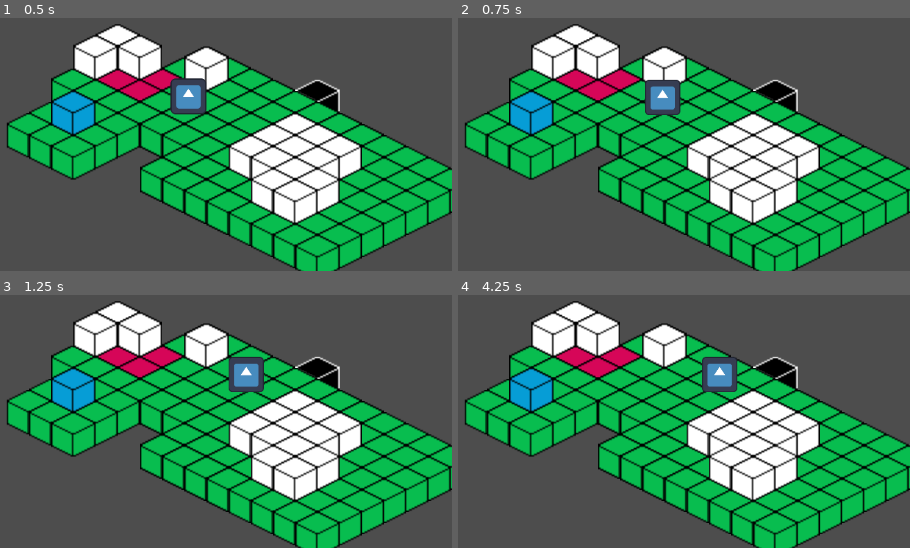
Above: before the commit, frames 1-4 (two rows, left to right).
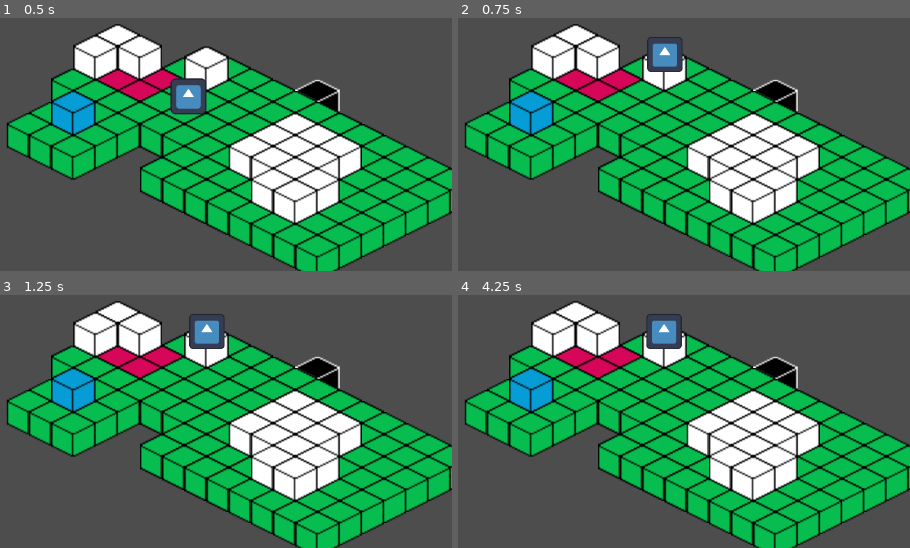
Above: after the commit, the same moments.

Repository: Andy-Olshanky/godot-isometric-test
Game: Godot game, scene res://main.tscn
The game is run twice, just before and just after one commit, with the same random seed, the same clock (stepped at 60 frames per second) and the same inputs. The engine's default icon, where the game draws it, is replaced by a stand-in: a white triangle on a blue panel in a dark square.
Inputs:
- Up to frame 1 (0.5 s): no input
- Up to frame 2 (0.75 s): tap Enter at 0.5 s; hold D (right) from 0.53 s (still down); tap Space (jump) at 0.6 s
- Up to frame 3 (1.25 s): keep holding D (right); tap Space (jump) at 0.77, 1.07 s
- Up to frame 4 (4.25 s): release D (right) at 1.28 s; hold S (down) 1.28-2.03 s; tap Shift (other) at 1.35, 2.85 s; tap Space (jump) at 1.52, 1.55, 1.82, 2.1, 3.02, 3.05, 3.32, 3.6, 3.77, 4.07 s; hold D (right) 2.03-2.78 s; hold W (up) 2.78-3.53 s; hold A (left) from 3.53 s (still down)

Frame 1 is identical in both runs. In frame 2, 1.9% of the frame differs, in the area x 41-50%, y 7-39%; in frame 3, 1.9%; in frame 4, 1.9%.

Commit message:
ok I'm going to bed now

Diff:
--- a/tile_map.gd
+++ b/tile_map.gd
@@ -74,8 +74,8 @@
 		#print(player.level)
 		var coords = get_blocks_next_level(player.level)
 		if (coords[0]):
-			#move_player_level(player, map_to_local(coords[1]))
-			print("map coords: ", coords[1], " | local coords", map_to_local(coords[1]))
+			move_player_level(player, map_to_local(coords[1]))
+			#print("map coords: ", coords[1], " | local coords", map_to_local(coords[1]))
 			#remove_boundaries(0)
 			#place_boundaries(1)
 			#move_player(player, map_to_local(coords[1]))
@@ -97,10 +97,10 @@
 	return self.get_child(0).global_position
 
 func get_tile_map_coords(coords: Vector2) -> Vector2i:
-	print("coords: ", coords)
+	#print("coords: ", coords)
 	return local_to_map(coords)
 
-func get_blocks_next_level(player_level: int) -> Array:
+func get_blocks_next_level(player_current_level: int) -> Array:
 	#var blocks: Array[Vector2i] = []
 	var offsets = [
 		Vector2i(-1, -2),
@@ -111,13 +111,13 @@
 	var player_spot = get_tile_map_coords(get_player_coords())
 	for offset in offsets:
 		var cell = player_spot + offset
-		var source_id = get_cell_source_id(player_level + 1, cell)
+		var source_id = get_cell_source_id(player_current_level + 1, cell)
 		if source_id != -1:
 			return [true, cell]
 
 	return [false, Vector2.ZERO]
 
-func get_blocks_lower_level(player_level: int) -> Array:
+func get_blocks_lower_level(player_current_level: int) -> Array:
 	var offsets = [
 		Vector2i(0, 1),
 		Vector2i(1, 2),
@@ -127,8 +127,8 @@
 	var player_spot = get_tile_map_coords(get_player_coords())
 	for offset in offsets:
 		var cell = player_spot + offset
-		var source_current_level = get_cell_source_id(player_level, cell)
-		var source_lower_level = get_cell_source_id(player_level - 1, cell)
+		var source_current_level = get_cell_source_id(player_current_level, cell)
+		var source_lower_level = get_cell_source_id(player_current_level - 1, cell)
 		#If there is a block below and no block on this level
 		if source_lower_level != -1 and source_current_level == -1:
 			return [true, cell]
@@ -140,8 +140,9 @@
 
 func move_player_level(player: CharacterBody2D, move_to: Vector2):
 	if player.z_index == 1:
-		player.z_index += 1
 		remove_boundaries(0)
 		place_boundaries(1)
 		replace_white_blocks(1)
 		move_player(player, move_to)
+		player.z_index += 1
+		player.level += 1
